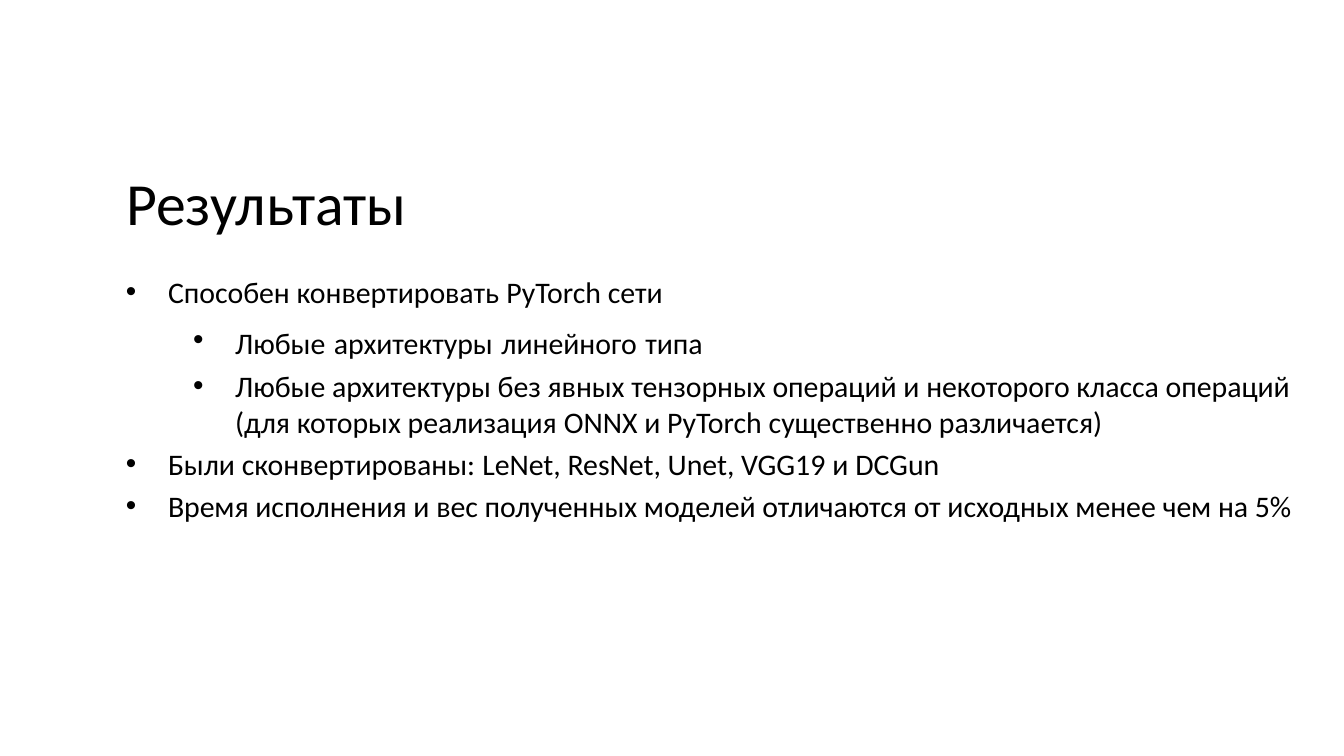
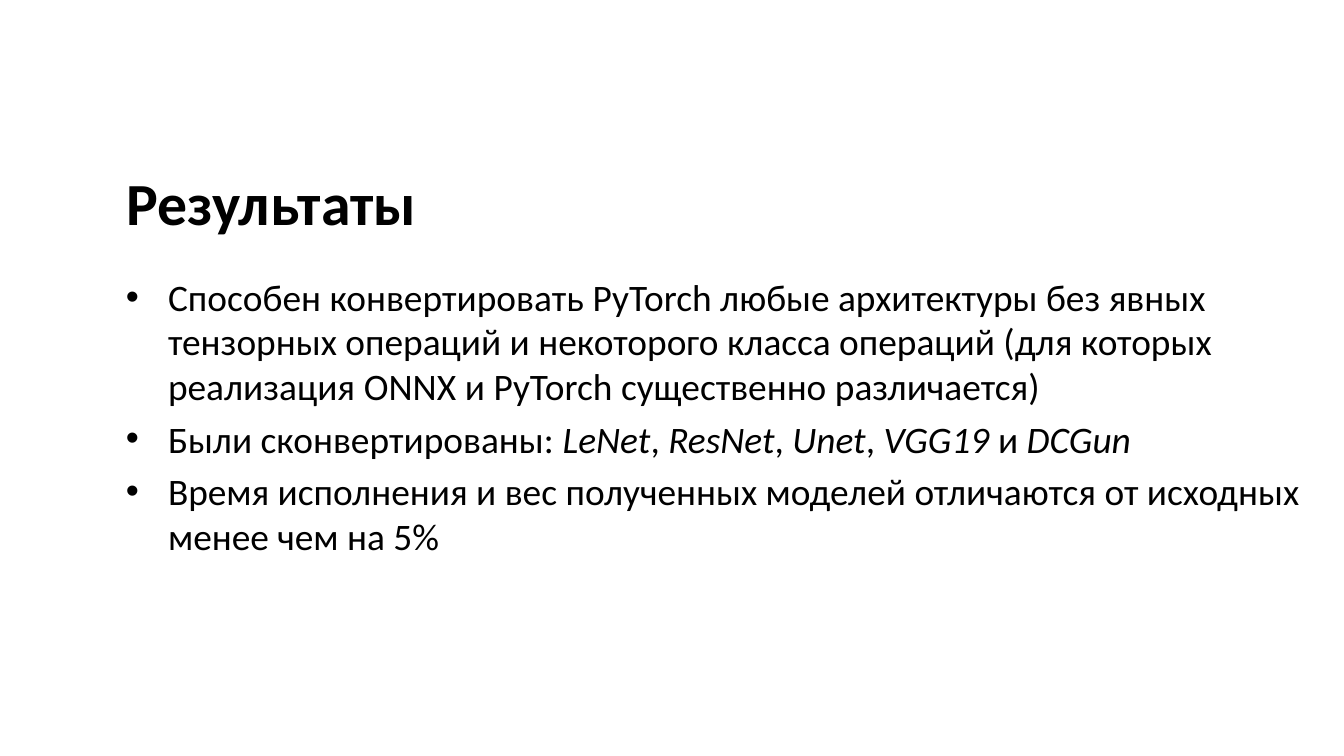
Before and after one commit to IvanMaslov/famlinn, a slide deck: slide 11 of docs/MaslovIvan-first-prethesis.pptx (slide 8 before the commit). Drawn at 1344x756 pixels with LibreOffice and Linux fonts; fonts in the diff are those of the drawing; background and template pictures are left out. Boxes give left, top, right and bottom in pixels: in the first picture for what was removed or moved away, otherwise in the second. Text is boxed around its words. In the diff, an @@ line names an element or a change of style, - is before the commit and + after.

```diff
--- a/docs/MaslovIvan-first-prethesis.pptx
+++ b/docs/MaslovIvan-first-prethesis.pptx
@@ title "Результаты" at (126, 186, 416, 235): bold on @@
@@ text at (168, 285, 1212, 406): text changed; size 16 to 20 pt @@
-• Способен конвертировать PyTorch сети
-  • Любые архитектуры линейного типа
-  • Любые архитектуры без явных тензорных операций и некоторого класса операций (для которых реализация ONNX и PyTorch существенно различается)
+• Способен конвертировать PyTorch любые архитектуры без явных тензорных операций и некоторого класса операций (для которых реализация ONNX и PyTorch существенно различается)
@@ text at (168, 428, 1299, 551): size 16 to 20 pt in "Были сконвертированы: LeNet, ResNet, Unet, VGG19 и ...", "Время исполнения и вес полученных моделей отличаются ..."; italic on in "LeNet, ResNet, Unet, VGG19 DCGun" @@
```
Also in this commit, not shown: 5 other slides changed, 5 slides added, 1 slide removed, 2 other files.
